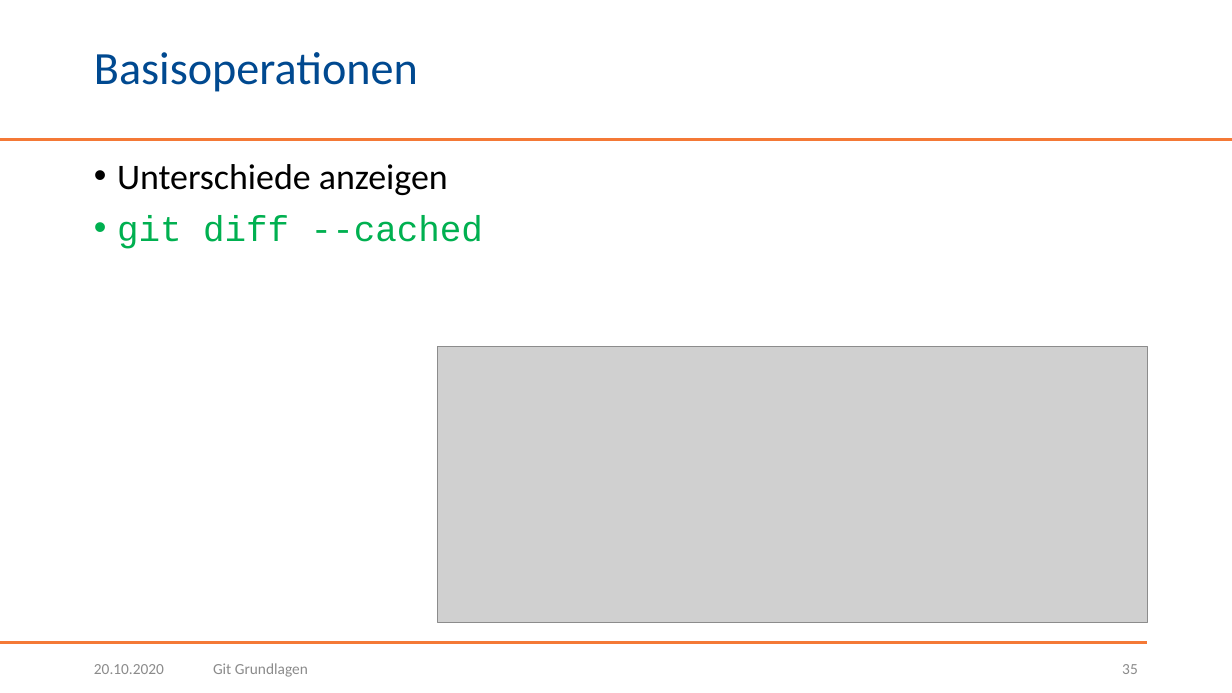
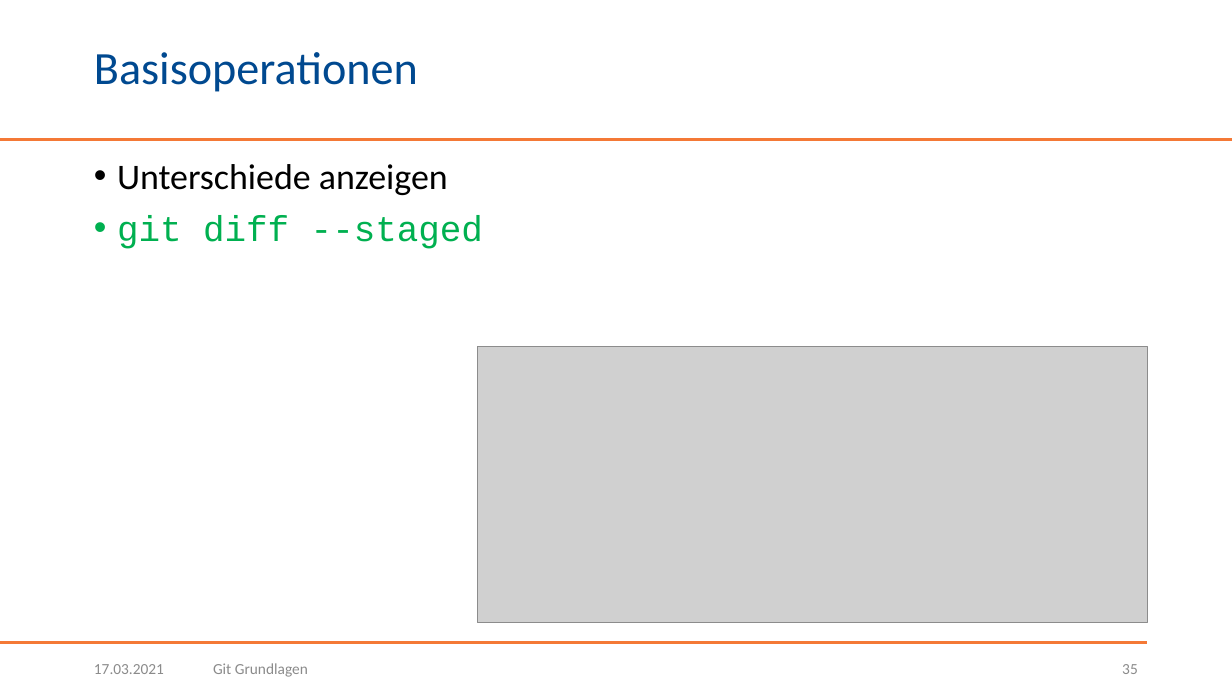
Before and after one commit to BogyMitutoyoCTL/Snake-AI-2021.1, a slide deck: slide 35 of presentation/Git Grundlagen.pptx. Drawn at 1232x693 pixels with LibreOffice and Linux fonts; fonts in the diff are those of the drawing; grey boxes stand for pictures; background and template pictures are left out. Boxes give left, top, right and bottom in pixels: in the first picture for what was removed or moved away, otherwise in the second. Text is boxed around its words. In the diff, an @@ line names an element or a change of style, - is before the commit and + after.

Commit message:
Änderung von git diff --cached auf git diff --staged

```diff
--- a/presentation/Git Grundlagen.pptx
+++ b/presentation/Git Grundlagen.pptx
@@ text at [117, 215, 483, 249]: text changed @@
-• git diff --cached
+• git diff --staged
@@ picture: place and size @@
-picture at [438, 347, 1147, 623]
+picture at [477, 347, 1147, 623]
@@ text at [94, 664, 164, 674]: text changed @@
-20.10.2020
+17.03.2021
```
Also in this commit, not shown: 48 other slides changed.
